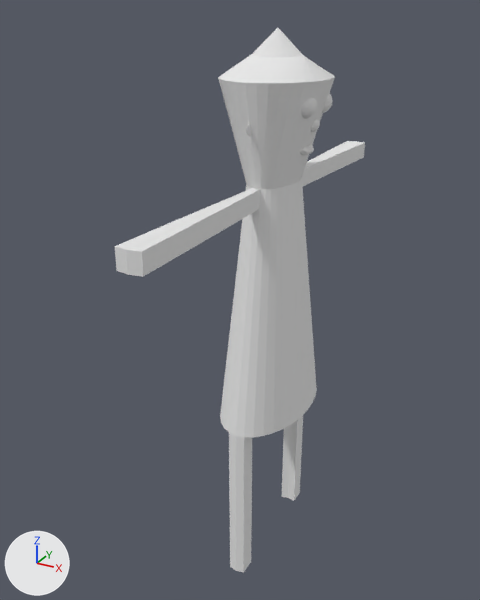
An edit to the Blender file models/duende.blend, drawn before and after from the same camera.
The view is the same before and after, from a 50 mm lens placed at (1.52, -3.14, 1.83), pointed at (-0.18, -0.05, 0.29). Every picture has the same lights, and +X, +Y and +Z are marked at lower left.
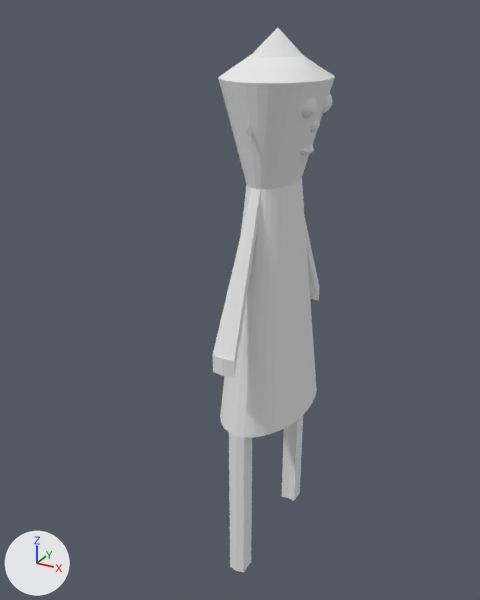
Commit message: talvez a versão final duende

What differs and where, as boxes [x1, y1, x2, y2] in the pictures (480 x 600 px; the box of a moved part takes in the faces that stretch with it):
'Cylinder', reshaped (51% narrower)
    before: [115, 28, 365, 573]
    after: [213, 28, 335, 573]
part 1 of me_cylinder, moved or reshaped
    before: [115, 141, 365, 426]
    after: [213, 156, 319, 426]

The change in detail:
me_cylinder is used by ob_cylinder; location (0.0, 0.0, 0.0); scale (0.327, 0.568, 1.0).
me_cylinder had 1039 vertices, 1122 faces and spanned x -0.85..0.85, y -2.23..2.23, z -1.36..1.75.
me_cylinder now has 1039 vertices, 1122 faces and spans x -0.85..0.85, y -1.0..1.0, z -1.36..1.75.
Part 1, on me_cylinder:
12 vertices are removed from x -0.2..0.2, y -2.23..2.23, z 0.9..1.0.
142 faces are deleted.
6 vertices are added at (0.0, 1.0, 0.1), (0.2, 0.98, 0.1), (-0.2, 0.98, 0.1), (0.2, -0.98, 0.1), (0.0, -1.0, 0.1), (-0.2, -0.98, 0.1).
6 new vertices lie (0.0, 0.0, 0.1) away from vertices in x -0.2..0.2, y -1.0..1.0, z 0.1.
96 new faces join them, mat_material (its picture is missing).
46 new faces join them, mat_material_001 (its picture is missing).
